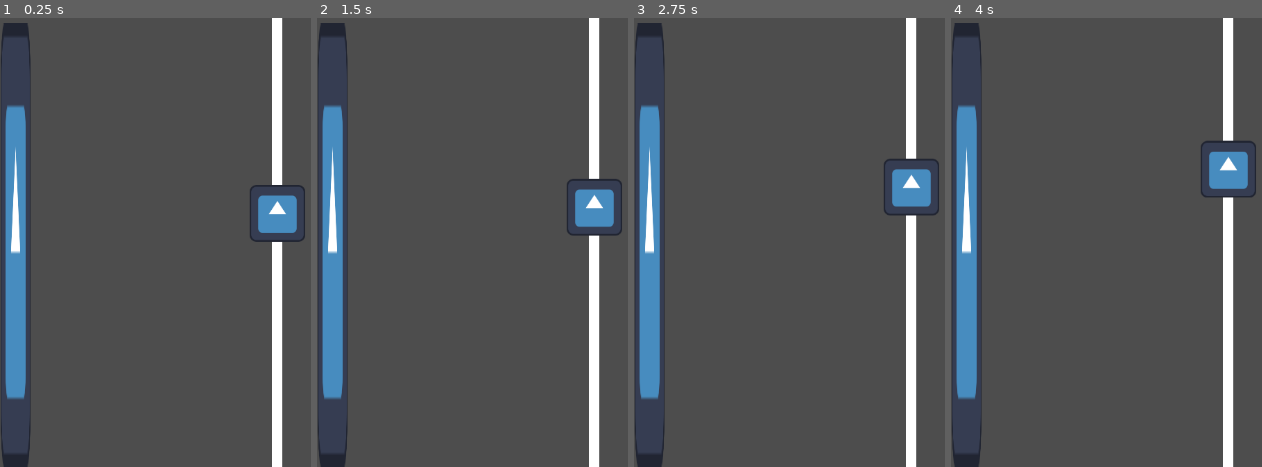
Above: before the commit, frames 1-4 (left to right).
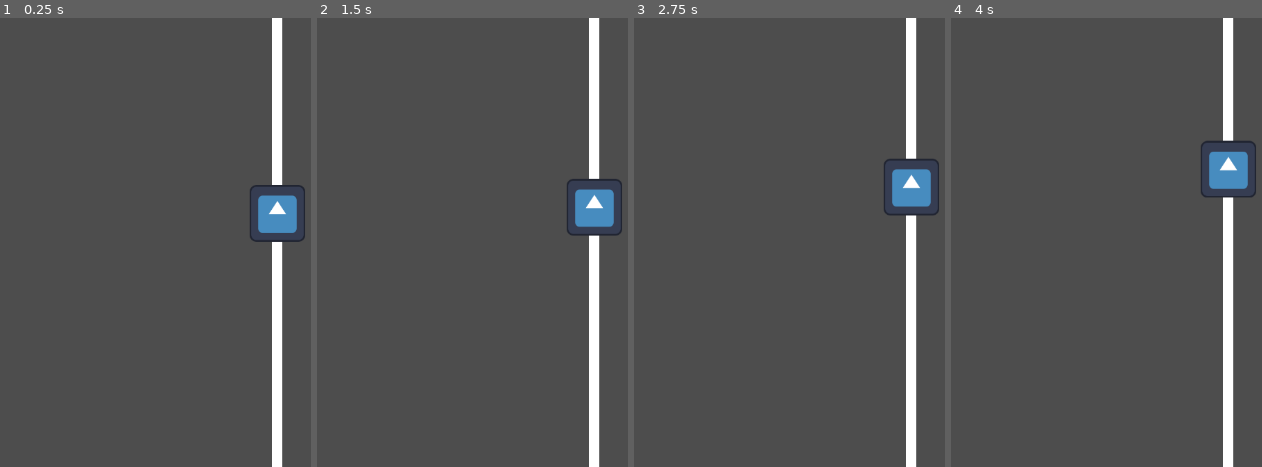
Above: after the commit, the same moments.

Repository: akartikus/chat-glisse
Game: Godot game, scene res://scenes/main.tscn
Same seed, same stepped clock (60 frames per second), same inputs: the game is played once before the commit and once after it. The project has no main scene, so this scene is started directly. The engine's default icon, where the game draws it, is replaced by a stand-in: a white triangle on a blue panel in a dark square.
Inputs (mouse positions are in pixels of both pictures, inside the frame that each line leads up to):
- Up to frame 1 (0.25 s): no input
- Up to frame 2 (1.5 s): tap Enter at 0.5 s; move the mouse to (outside the picture) at 0.52 s; click (outside the picture) at 0.67 s; drag from (556, 264) to (outside the picture) at 1.27 s
- Up to frame 3 (2.75 s): move the mouse to (outside the picture) at 2.02 s; click (outside the picture) at 2.17 s
- Up to frame 4 (4 s): drag from (outside the picture) to (1109, 175) at 2.77 s; move the mouse to (outside the picture) at 3.52 s; click (outside the picture) at 3.67 s

The runs differ from the first frame. In frame 1, 5.6% of the frame differs, in the area x 0-10%, y 1-100%; in frame 2, 5.6%; in frame 3, 5.6%; in frame 4, 5.6%.

Commit message:
Initialize new cat and slingshot #1

Diff:
--- a/project.godot
+++ b/project.godot
@@ -13,9 +13,15 @@
 "class": &"Cat",
 "language": &"GDScript",
 "path": "res://scripts/cat.gd"
+}, {
+"base": "Line2D",
+"class": &"SlingShot",
+"language": &"GDScript",
+"path": "res://scripts/slingshot.gd"
 }]
 _global_script_class_icons={
-"Cat": ""
+"Cat": "",
+"SlingShot": ""
 }
 
 [application]
--- a/scenes/main.tscn
+++ b/scenes/main.tscn
@@ -1,27 +1,13 @@
-[gd_scene load_steps=6 format=3 uid="uid://ci18q4j4yl16b"]
+[gd_scene load_steps=5 format=3 uid="uid://ci18q4j4yl16b"]
 
-[ext_resource type="Texture2D" uid="uid://vhvthew4mhsi" path="res://icon.svg" id="1_0lw5s"]
+[ext_resource type="Script" path="res://scripts/main.gd" id="1_1imto"]
 [ext_resource type="PackedScene" uid="uid://c66nwsdfwk20p" path="res://scenes/cat.tscn" id="2_xkab4"]
 [ext_resource type="PackedScene" uid="uid://cnpg2bn3hkulv" path="res://scenes/slingshot.tscn" id="3_aymer"]
 [ext_resource type="PackedScene" uid="uid://caec7wbe31wbx" path="res://scenes/area.tscn" id="4_u5pux"]
 
-[sub_resource type="RectangleShape2D" id="RectangleShape2D_4oi03"]
-size = Vector2(40, 641)
-
 [node name="Main" type="Node2D"]
+script = ExtResource("1_1imto")
 metadata/_edit_vertical_guides_ = [3039.0]
-
-[node name="StaticBody2d" type="StaticBody2D" parent="."]
-disable_mode = 1
-
-[node name="Sprite2d" type="Sprite2D" parent="StaticBody2d"]
-position = Vector2(22.5, 328)
-scale = Vector2(0.335938, 5.01563)
-texture = ExtResource("1_0lw5s")
-
-[node name="CollisionShape2d" type="CollisionShape2D" parent="StaticBody2d"]
-position = Vector2(23, 327.5)
-shape = SubResource("RectangleShape2D_4oi03")
 
 [node name="slingshot" parent="." instance=ExtResource("3_aymer")]
 points = PackedVector2Array(400, 673, 400, 285, 400, -16)
@@ -62,3 +48,5 @@
 collision_mask = 2
 point = 100
 is_last = true
+
+[connection signal="movement_stopped" from="Cat" to="." method="_on_cat_movement_stopped"]
--- a/scripts/cat.gd
+++ b/scripts/cat.gd
@@ -2,12 +2,17 @@
 
 class_name Cat
 
+signal movement_stopped(score: int)
+
 var drag_enabled = false
+var enabled = true
+
 var impulse_direction = Vector2.ZERO
 var initial_position: Vector2;
 var screen_size
 
 var score: int = 0
+
 @export var clamp_limit : Vector2
 
 func _ready():
@@ -21,16 +26,17 @@
 # Called every frame. 'delta' is the elapsed time since the previous frame.
 func _process(delta):
 	slow_down_and_stop()
+	clamp_me()
 
 	if drag_enabled:
 		position = get_global_mouse_position()
 		position.x = clamp(position.x, 0, initial_position.x)
 		position.y = clamp(position.y, 0, screen_size.y)
 
-	#position.y = clamp(position.y, 0, screen_size.y)
 
 
 func _input(event):
+
 	if event is InputEventMouseButton:
 		if event.button_index == MOUSE_BUTTON_MASK_LEFT and impulse_direction == Vector2.ZERO:
 			drag_enabled = event.pressed;
@@ -48,12 +54,24 @@
 		if(linear_velocity.x <= 10):
 			linear_velocity.x = 0
 			linear_velocity.y = 0
+			initialize()
 
 	if(position.x >= clamp_limit.x):
 		linear_velocity = Vector2.ZERO
+		initialize()
 
 	#position.y = clamp(position.y, 0 , screen_size.y)
 
 func update_score(point: int):
 	score = point
 	print(score)
+
+func clamp_me():
+	if(position.y < 0 or position.y > screen_size.y):
+		linear_velocity.y = 0
+		linear_velocity.x = max(0, linear_velocity.x -1)
+
+func initialize():
+	enabled = true
+	impulse_direction = Vector2.ZERO
+	emit_signal("movement_stopped", score)
--- /dev/null
+++ b/scripts/main.gd
@@ -0,0 +1,26 @@
+extends Node2D
+
+
+var score: int = 0
+# Called when the node enters the scene tree for the first time.
+func _ready():
+	pass # Replace with function body.
+
+
+# Called every frame. 'delta' is the elapsed time since the previous frame.
+func _process(delta):
+	pass
+
+
+func _on_cat_movement_stopped(score: int):
+	print("Update score -> New cat ")
+	print(score)
+	score = score +1
+	add_new_cat()
+
+func add_new_cat():
+	var cat : Cat = get_node("Cat")
+	var slingshot : SlingShot = get_node("slingshot")
+
+	cat.position = Vector2(slingshot.points[0].x, slingshot.points[1].y)
+	slingshot.initialize()
--- a/scripts/slingshot.gd
+++ b/scripts/slingshot.gd
@@ -1,19 +1,30 @@
 extends Line2D
 
-var player: RigidBody2D
+class_name SlingShot
+
+var player: Cat
 var camera: Camera2D
 var on_slingshot = true
 
 func _ready():
 	player = get_node("../Cat")
 	camera = get_node("../Cat/Camera2d")
-	points[0].x = points[2].x
+	initialize()
 
 func _process(delta):
-	if points[1].x > points[2].x:
+	if on_slingshot:
+		var player_relative_position = player.position
+		set_point_position(1, player_relative_position)
+
+	if points[1].x > points[2].x and on_slingshot:
+		print("falseee")
+		points[1].x = points[2].x
 		on_slingshot = false
 		# Animate point align
 
-	if on_slingshot:
-		var player_relative_position = player.position
-		set_point_position(1, player_relative_position)
+
+func initialize():
+	print("initializeee")
+	points[0].x = points[2].x
+	points[1].x = points[2].x
+	on_slingshot = true
